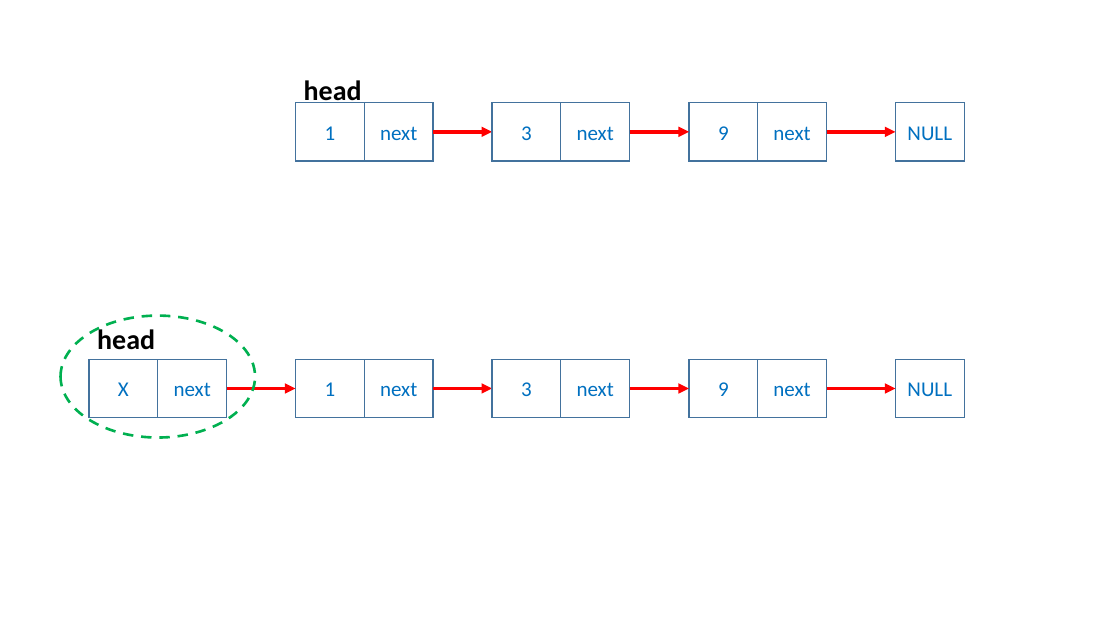
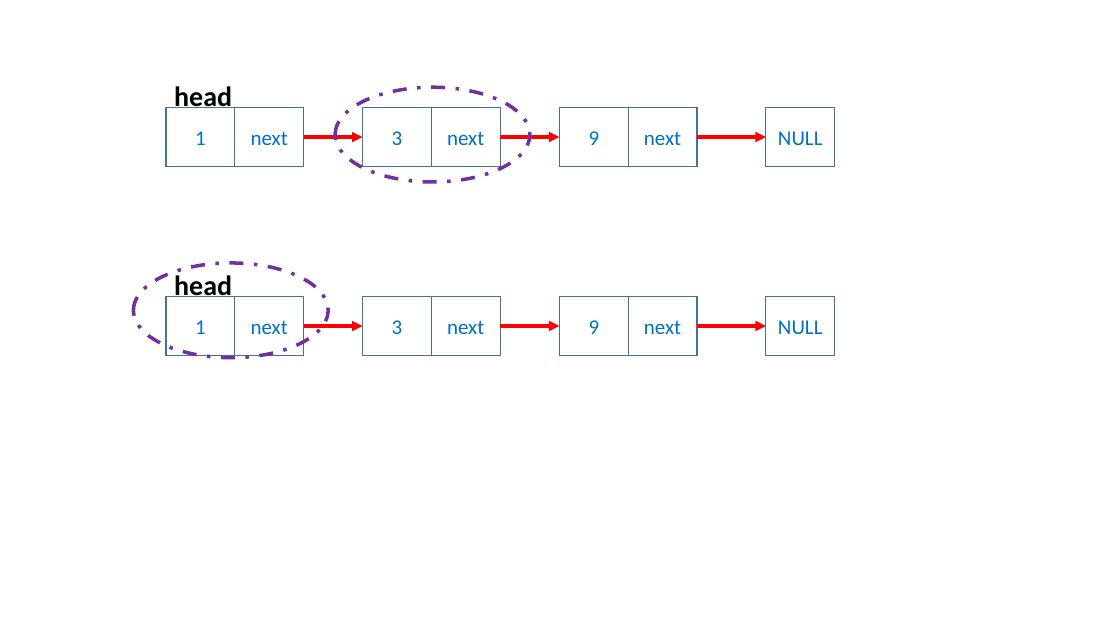
Before and after one commit to Waynefn/cpp_ds_algo, a slide deck: slide 3 of ppt.pptx (slide 1 before the commit). Drawn at 1120x630 pixels with LibreOffice and Linux fonts; fonts in the diff are those of the drawing. Boxes give left, top, right and bottom in pixels: in the first picture for what was removed or moved away, otherwise in the second. Text is boxed around its words. In the diff, an @@ line names an element or a change of style, - is before the commit and + after.

```diff
--- a/ppt.pptx
+++ b/ppt.pptx
@@ ellipse added at box(335, 87, 530, 182), outline #7030A0 3 pt dashed @@
@@ rectangle "next": place and size @@
-rectangle "next" at box(758, 103, 827, 160)
+rectangle "next" at box(235, 108, 304, 166)
@@ 4 rectangles, 1 text: place and size @@
-4 rectangles, 1 text at box(296, 80, 965, 160)
+4 rectangles, 1 text at box(166, 86, 835, 166)
@@ arrow moved from (827, 132) - (896, 132) to (303, 137) - (363, 137) @@
@@ 2 rectangles, 1 arrow: place and size @@
-2 rectangles, 1 arrow at box(365, 103, 630, 160)
+2 rectangles, 1 arrow at box(432, 108, 697, 166)
@@ arrow moved from (630, 132) - (689, 132) to (697, 137) - (766, 137) @@
@@ ellipse added at box(134, 263, 329, 358), outline #7030A0 3 pt dashed @@
@@ text "head": place and size @@
-text "head" at box(97, 325, 155, 350)
+text "head" at box(174, 271, 232, 297)
@@ rectangle "next": place and size @@
-rectangle "next" at box(158, 360, 227, 418)
+rectangle "next" at box(235, 297, 304, 355)
@@ rectangle "next": place and size @@
-rectangle "next" at box(365, 360, 434, 418)
+rectangle "next" at box(432, 297, 501, 355)
@@ rectangle "next": place and size @@
-rectangle "next" at box(561, 360, 630, 418)
+rectangle "next" at box(628, 297, 697, 355)
@@ 4 rectangles: place and size @@
-4 rectangles at box(296, 360, 965, 418)
+4 rectangles at box(166, 297, 835, 355)
@@ ellipse removed at box(60, 316, 255, 438) @@
@@ arrow moved from (227, 388) - (296, 388) to (303, 326) - (363, 326) @@
@@ arrow moved from (434, 388) - (492, 388) to (500, 326) - (560, 326) @@
@@ arrow moved from (630, 388) - (689, 388) to (697, 326) - (766, 326) @@
@@ rectangle removed at box(89, 360, 158, 418) @@
-X
@@ rectangle removed at box(758, 360, 827, 418) @@
-next
@@ arrow removed from (827, 388) to (896, 388) @@
```
Also in this commit, not shown: 4 other slides changed, 28 slides added, 11 other files.
